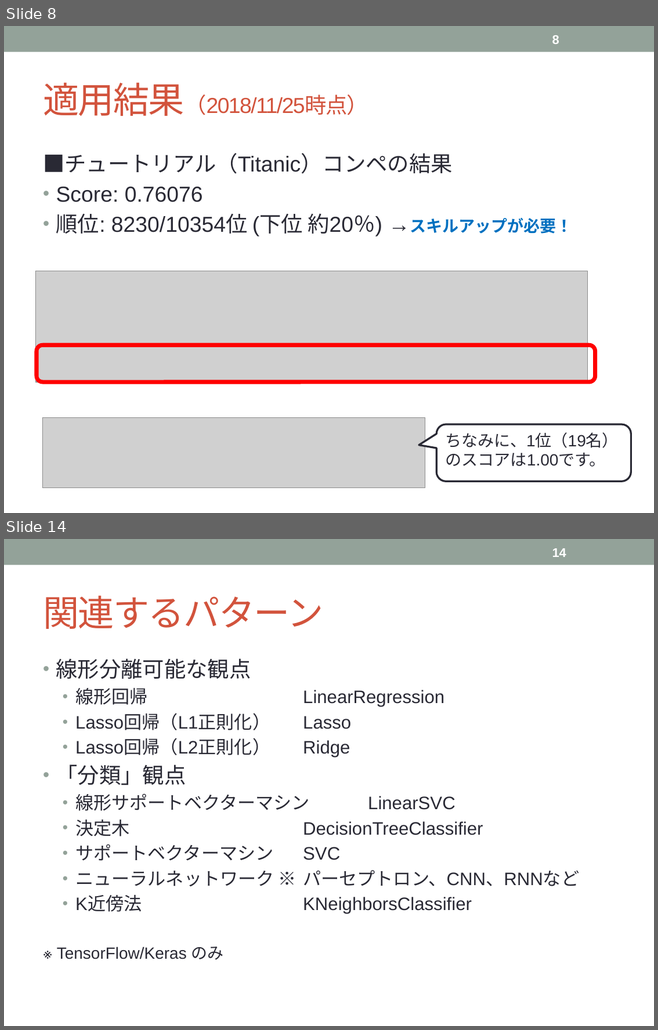
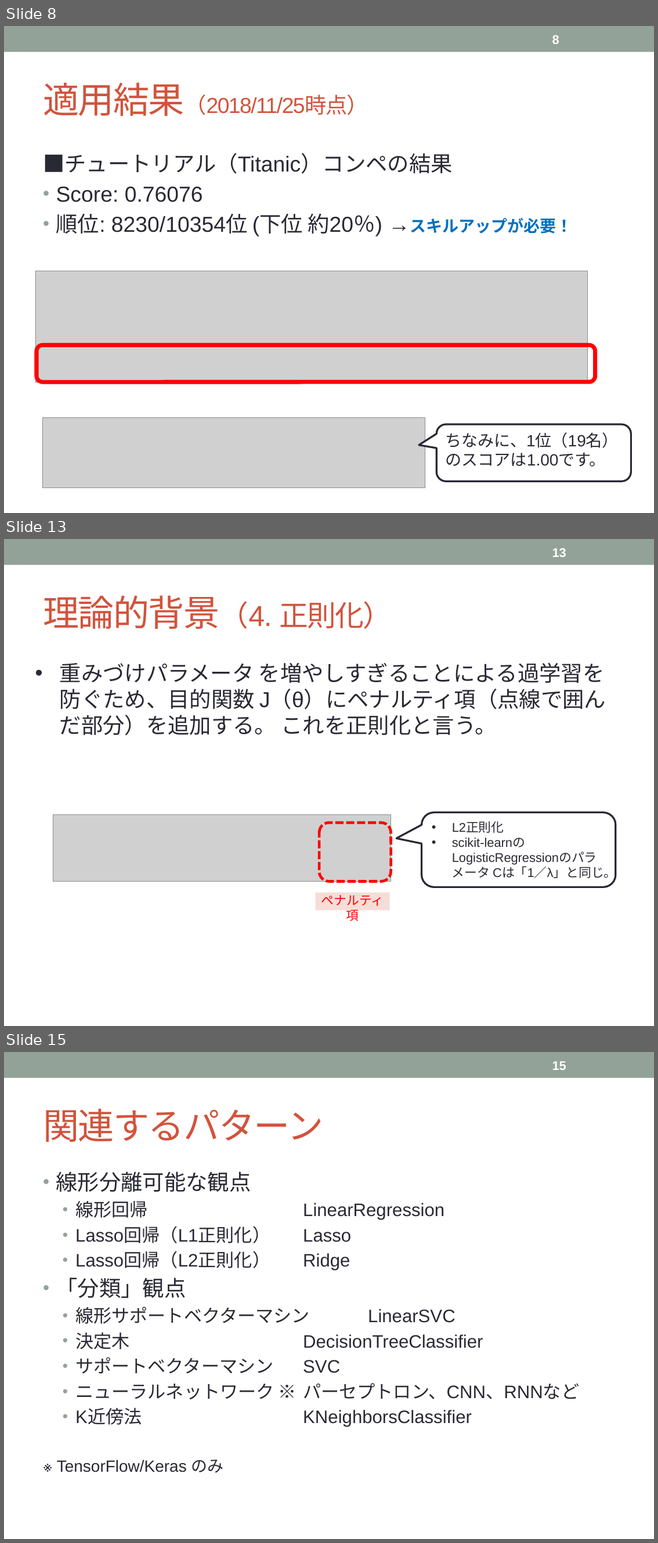
Before and after one commit to tsuchiyatoshio/team, a slide deck: oouchi/1.2_LogisticRegression/1.2_RogisticRegression.pptx. Shown one above the other, each under a label of ours: slides 8 and 14 before the commit, slides 8, 13 and 15 after it; the slides between them are not shown. The pictures are 658x1030 and 658x1543 pixels, drawn with LibreOffice and Linux fonts; fonts in the diff are those of the drawing; grey boxes stand for pictures. Boxes give left, top, right and bottom in pixels: in the first picture for what was removed or moved away, otherwise in the second. Text is boxed around its words. In the diff, an @@ line names an element or a change of style, - is before the commit and + after.

```diff
--- a/oouchi/1.2_LogisticRegression/1.2_RogisticRegression.pptx
+++ b/oouchi/1.2_LogisticRegression/1.2_RogisticRegression.pptx
@@ slide 13 added at (4,539,654,1026), background #FFFFFF; not listed: 1 template element that a slide beside it also shows @@
@@ page number added at (552,548,566,557), 14 pt, text #FFFFFF, bold @@
+13
@@ title added at (43,595,392,629), 32 pt, text #D2533C @@
+理論的背景（4. 正則化）
@@ text added at (60,663,605,736), 24 pt, text #292934 @@
+• 重みづけパラメータ を増やしすぎることによる過学習を防ぐため、目的関数 J（θ）にペナルティ項（点線で囲んだ部分）を追加する。 これを正則化と言う。
@@ picture added at (53,815,390,881) @@
@@ rounded speech box added at (421,813,615,887), fill #FFFFFF, outline #292934 2.08 pt, 14 pt, text #292934 @@
+• L2正則化
+• scikit-learnのLogisticRegressionのパラメータ Cは「1／λ」と同じ。
@@ rounded rectangle added at (319,823,390,881), outline #FF0000 3 pt dashed @@
@@ rectangle added at (315,892,389,911), fill #F6DDD8, 14 pt, text #FF0000 @@
+ペナルティ項
@@ what was slide 14 is now slide 15 @@
@@ page number at (552,1061,566,1070): text changed @@
-14
+15
```
Also in this commit, not shown: 2 slides changed, 3 other slides added, 3 slides removed, 1 other file.
